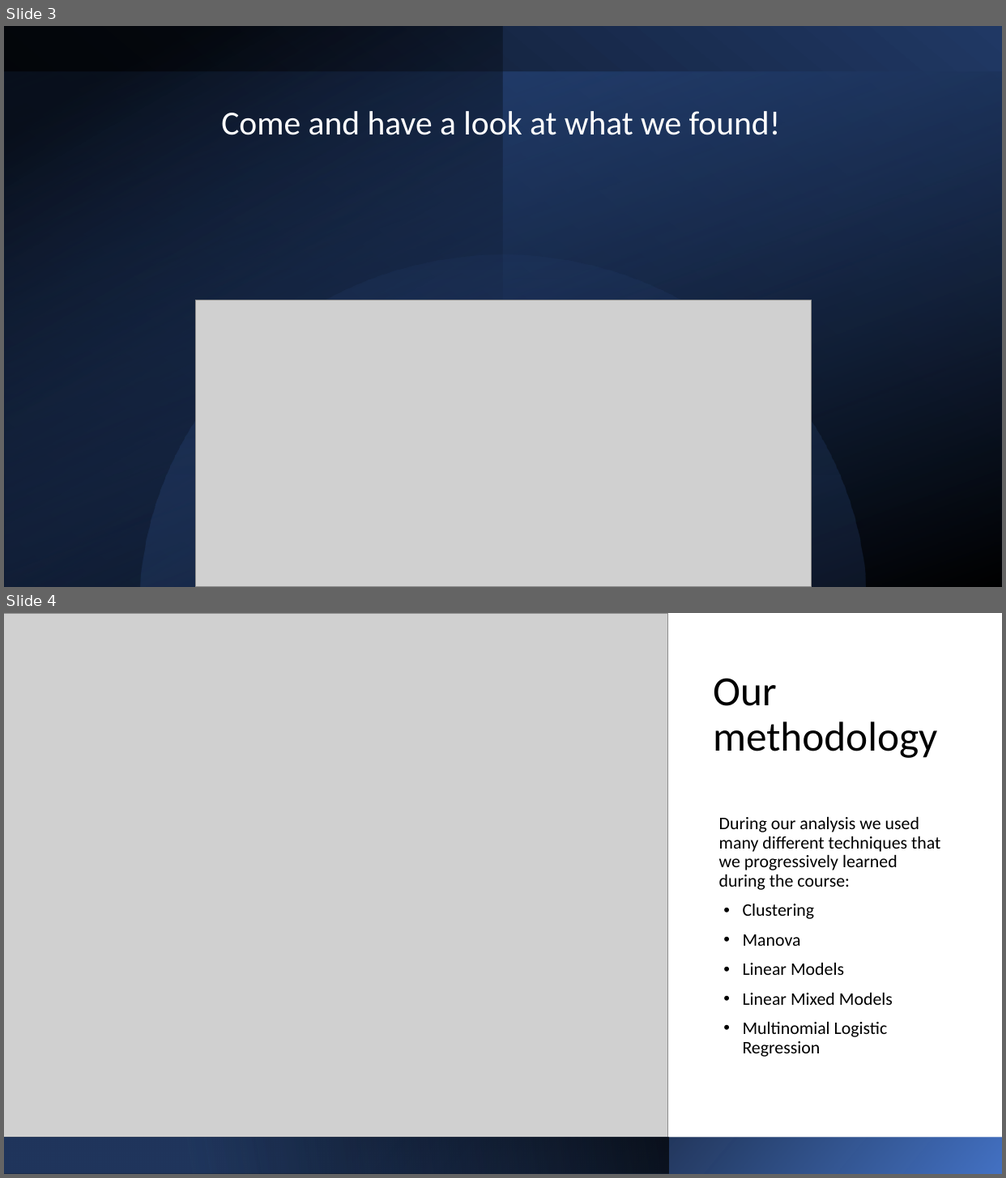
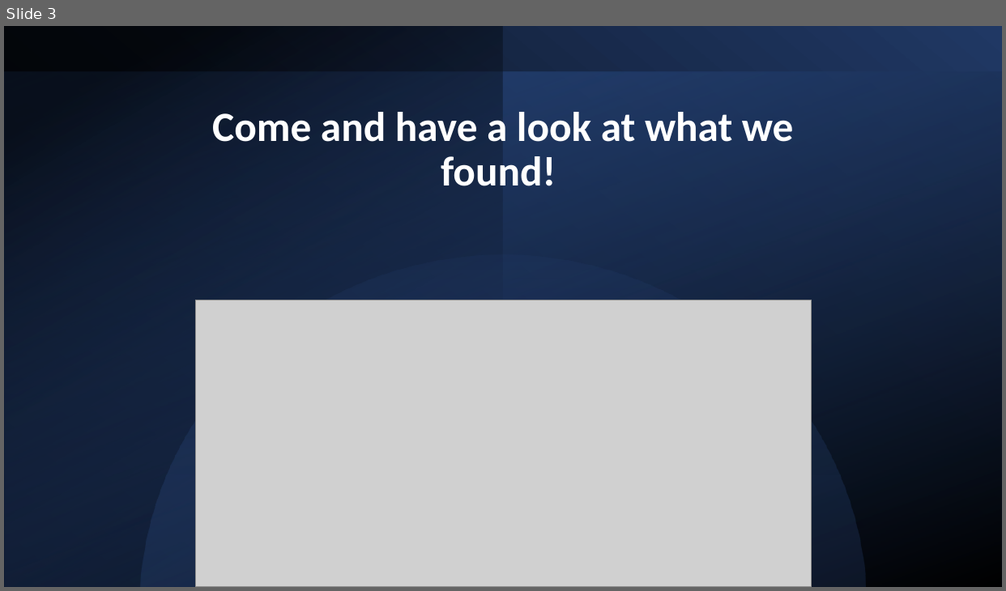
Before and after one commit to SebastianCastellano/Applied-Statistics-Project, a slide deck: Presentations/Pitch for 25.07/final Pitch.pptx. Shown one above the other, each under a label of ours: slides 3 and 4 before the commit, slide 3 after it. The pictures are 1006x1178 and 1006x591 pixels, drawn with LibreOffice and Linux fonts; fonts in the diff are those of the drawing; grey boxes stand for pictures. Boxes give left, top, right and bottom in pixels: in the first picture for what was removed or moved away, otherwise in the second. Text is boxed around its words. In the diff, an @@ line names an element or a change of style, - is before the commit and + after.

```diff
--- a/Presentations/Pitch for 25.07/final Pitch.pptx
+++ b/Presentations/Pitch for 25.07/final Pitch.pptx
@@ slide 4 removed at <box>4,613,1002,1174</box>, background #FFFFFF @@
@@ picture removed at <box>4,613,668,1138</box> @@
@@ title removed at <box>713,678,937,758</box> @@
-Our methodology
@@ text removed at <box>719,817,940,1057</box> @@
-During our analysis we used many different techniques that we progressively learned during the course:
-• Clustering
-• Manova
-• Linear Models
-• Linear Mixed Models
-• Multinomial Logistic Regression
@@ rectangle removed at <box>4,1138,1002,1174</box> @@
@@ rectangle removed at <box>4,1138,669,1174</box> @@
@@ slide 3 changed as well @@
@@ title "Come and have a look ...": place and size @@
-title "Come and have a look ..." at <box>221,111,781,135</box>
+title "Come and have a look ..." at <box>212,112,794,186</box>
@@ title "Come and have a look ..." at <box>212,112,794,186</box>: size 32.4 to 40 pt, bold on @@
```
Also in this commit, not shown: 2 other slides changed, 11 other slides removed, 8 other files.
